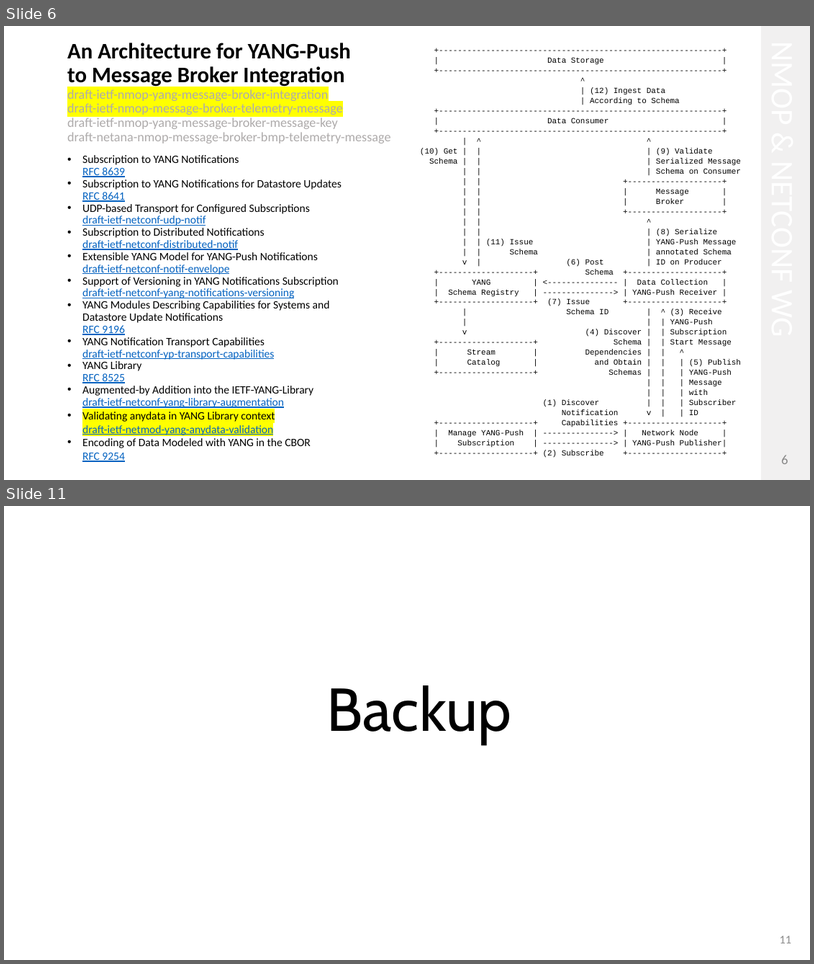
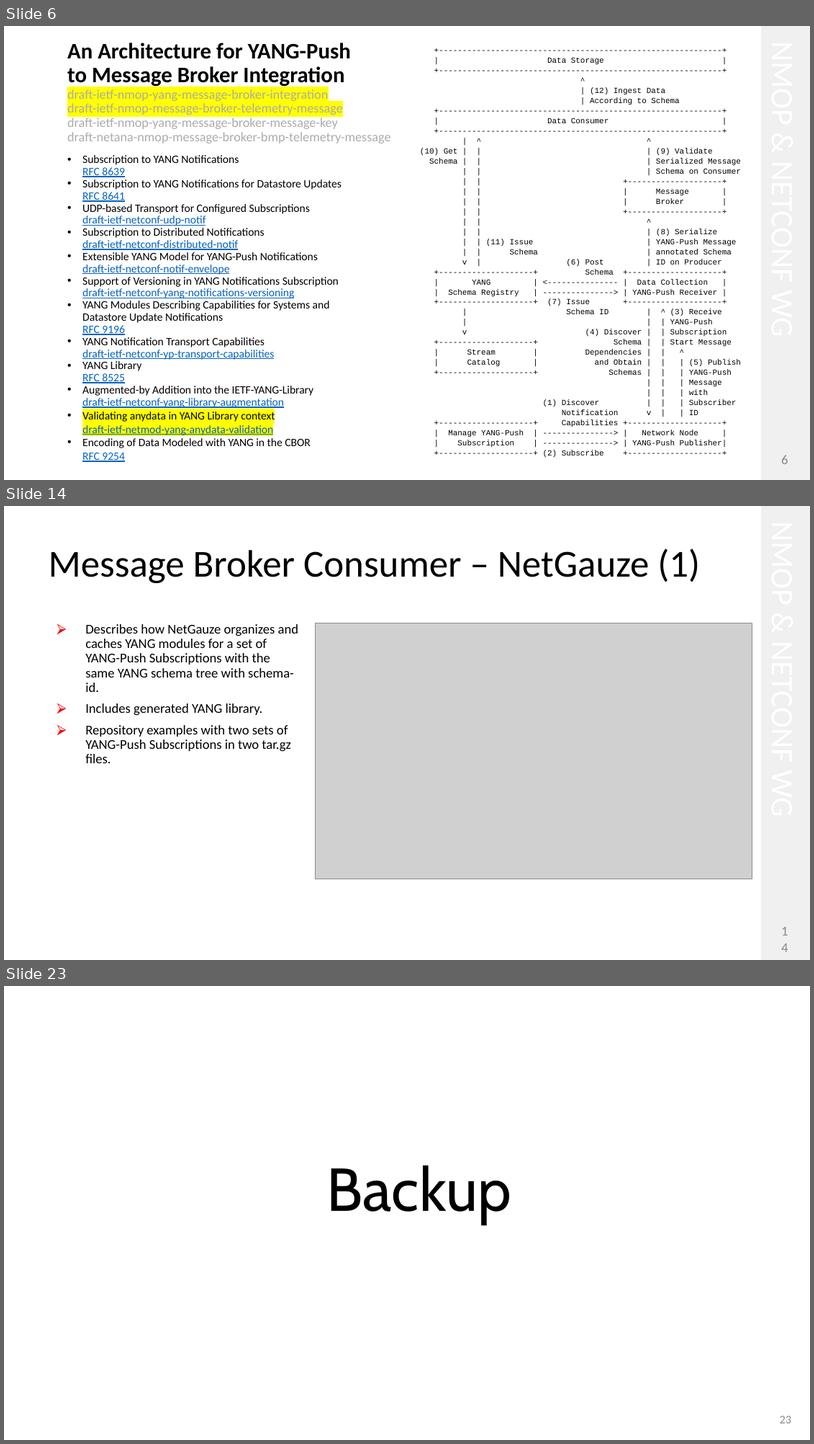
Before and after one commit to network-analytics/ietf-network-analytics-document-status, a slide deck: 125/NMOP/draft-ietf-nmop-yang-message-broker-integration-11.pptx. Shown one above the other, each under a label of ours: slides 6 and 11 before the commit, slides 6, 14 and 23 after it; the slides between them are not shown. The pictures are 814x964 and 814x1444 pixels, drawn with LibreOffice and Linux fonts; fonts in the diff are those of the drawing; grey boxes stand for pictures. Boxes give left, top, right and bottom in pixels: in the first picture for what was removed or moved away, otherwise in the second. Text is boxed around its words. In the diff, an @@ line names an element or a change of style, - is before the commit and + after.

```diff
--- a/125/NMOP/draft-ietf-nmop-yang-message-broker-integration-11.pptx
+++ b/125/NMOP/draft-ietf-nmop-yang-message-broker-integration-11.pptx
@@ slide 14 added at <box>4,506,810,960</box>, background #FFFFFF @@
@@ rectangle added at <box>761,506,810,960</box>, fill #F1F0F0 @@
@@ title added at <box>49,548,700,583</box>, 45.3 pt, text #000000 @@
+Message Broker Consumer – NetGauze (1)
@@ text added at <box>85,624,298,763</box>, 16 pt, text #000000 @@
+⮚ Describes how NetGauze organizes and caches YANG modules for a set of YANG-Push Subscriptions with the same YANG schema tree with schema-id.
+⮚ Includes generated YANG library.
+⮚ Repository examples with two sets of YANG-Push Subscriptions in two tar.gz files.
@@ picture added at <box>316,623,752,879</box> @@
@@ page number added at <box>777,926,793,951</box>, 16 pt, text #888888 @@
+14
@@ what was slide 11 is now slide 23 @@
@@ page number at <box>780,1415,792,1423</box>: text changed @@
-11
+23
```
Also in this commit, not shown: 5 slides changed, 11 other slides added, 4 other files.
